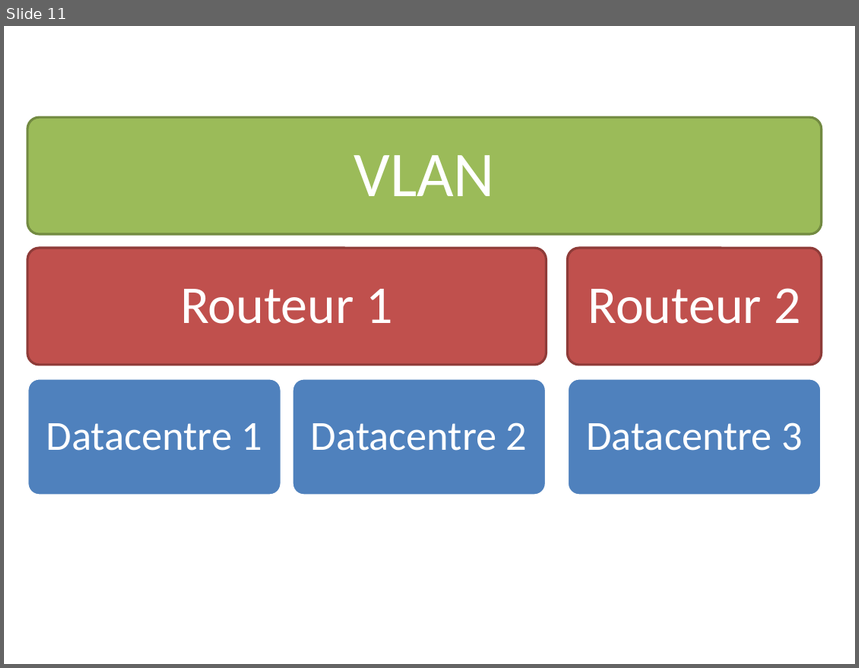
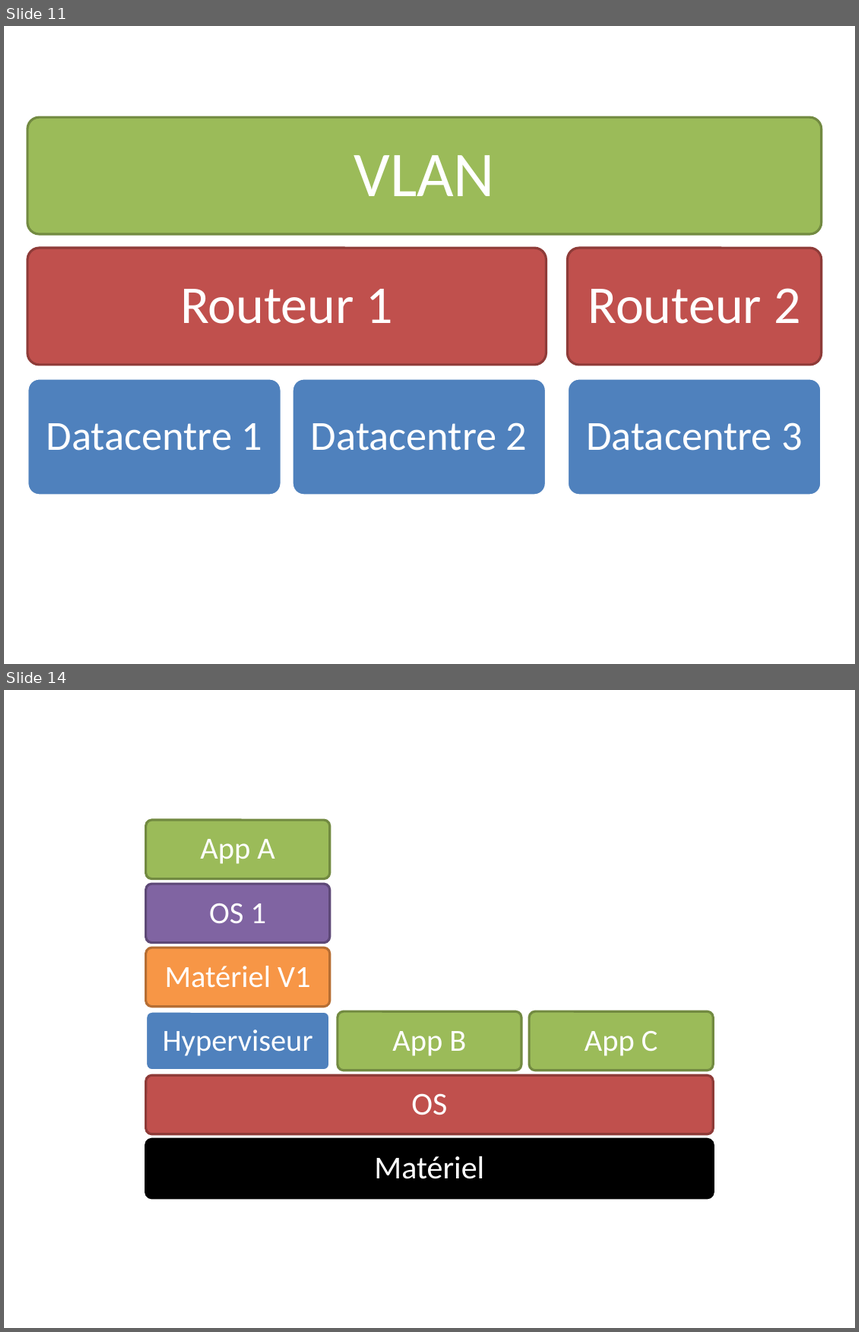
Before and after one commit to dduportal/dduportal.github.io, a slide deck: cours/ensg-asi-2014/src/raws/img_gen.pptx. Shown one above the other, each under a label of ours: slide 11 before the commit, slides 11 and 14 after it; the slides between them are not shown. The pictures are 859x668 and 859x1332 pixels, drawn with LibreOffice and Linux fonts; fonts in the diff are those of the drawing. Boxes give left, top, right and bottom in pixels: in the first picture for what was removed or moved away, otherwise in the second. Text is boxed around its words. In the diff, an @@ line names an element or a change of style, - is before the commit and + after.

```diff
--- a/cours/ensg-asi-2014/src/raws/img_gen.pptx
+++ b/cours/ensg-asi-2014/src/raws/img_gen.pptx
@@ slide 14 added at (4,690,855,1328), background #FFFFFF @@
@@ group added at (146,820,714,1198): 8 rounded rectangles, 8 texts @@
+Matériel
+OS
+Hyperviseur
+Matériel V1
+OS 1
+App A
+App B
+App C
```
Also in this commit, not shown: 4 other slides added, 6 other files.
